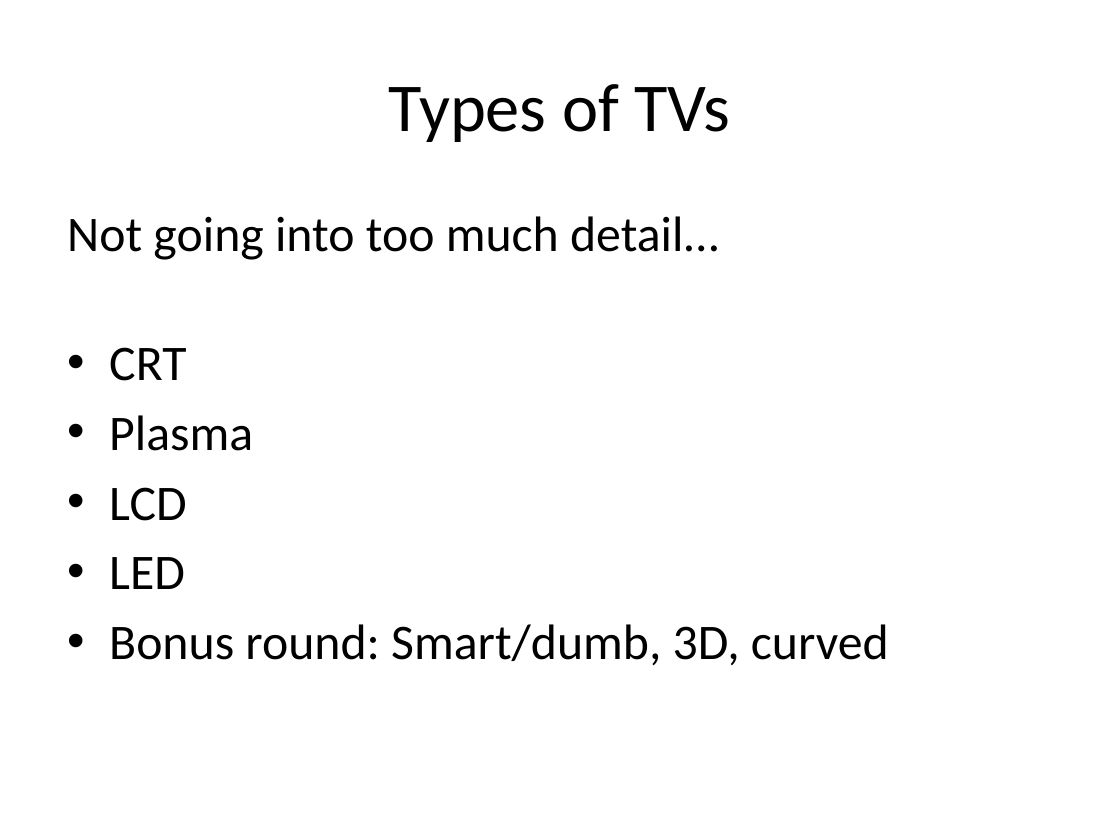
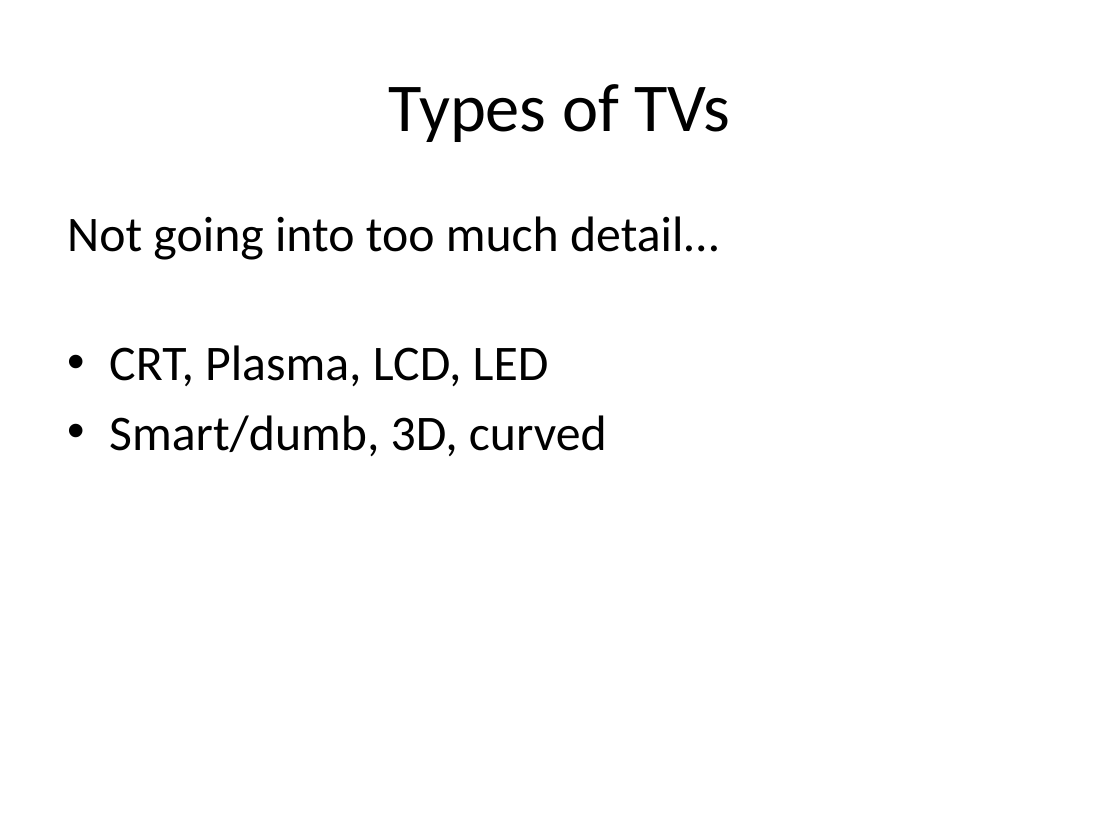
Before and after one commit to sigstart/sigstart.github.io, a slide deck: slide 2 of tv-broadcasting/TV broadcasting presentation outline.pptx. Drawn at 1120x840 pixels with LibreOffice and Linux fonts; fonts in the diff are those of the drawing. Boxes give left, top, right and bottom in pixels: in the first picture for what was removed or moved away, otherwise in the second. Text is boxed around its words. In the diff, an @@ line names an element or a change of style, - is before the commit and + after.

```diff
--- a/tv-broadcasting/TV broadcasting presentation outline.pptx
+++ b/tv-broadcasting/TV broadcasting presentation outline.pptx
@@ text at (109, 345, 607, 456): text changed @@
-• CRT
-• Plasma
-• LCD
-• LED
-• Bonus round: Smart/dumb, 3D, curved
+• CRT, Plasma, LCD, LED
+• Smart/dumb, 3D, curved
```
Also in this commit, not shown: 5 other slides changed, 3 slides added, 1 slide removed, 1 other file.
